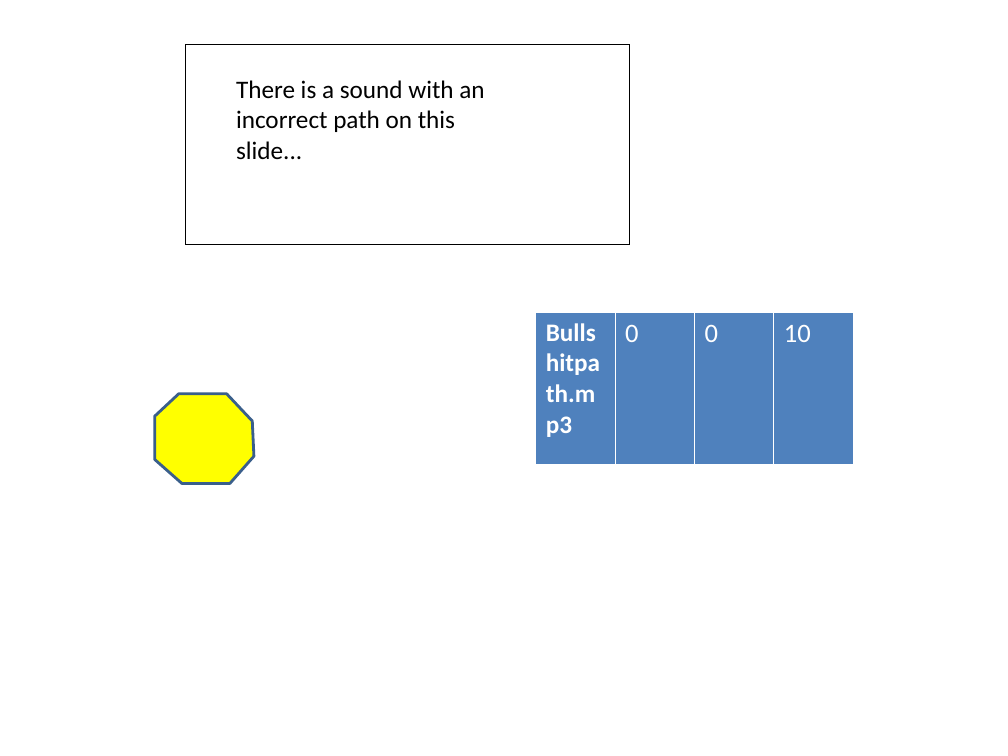
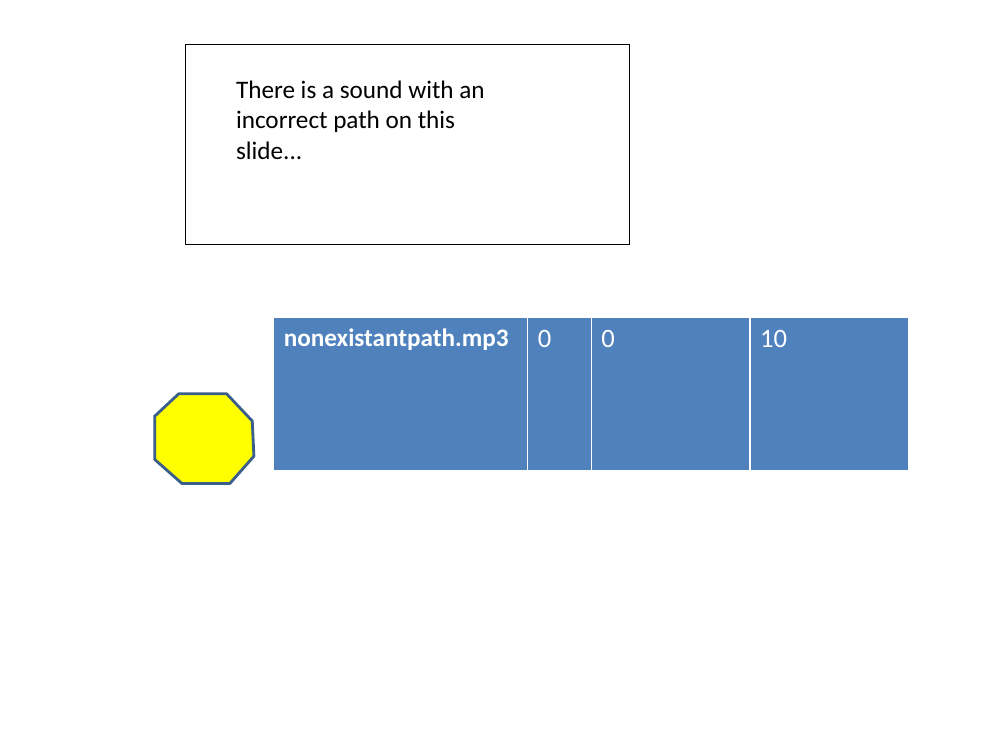
Before and after one commit to D6Digital/SWENGFrame, a slide deck: slide 12 of github resources/GUITEST.pptm. Drawn at 1008x756 pixels with LibreOffice and Linux fonts; fonts in the diff are those of the drawing. Boxes give left, top, right and bottom in pixels: in the first picture for what was removed or moved away, otherwise in the second. Text is boxed around its words. In the diff, an @@ line names an element or a change of style, - is before the commit and + after.

```diff
--- a/github resources/GUITEST.pptm
+++ b/github resources/GUITEST.pptm
@@ table at bbox=[274, 318, 908, 471] @@
-row 1, column 1: Bullshitpath.mp3
+row 1, column 1: nonexistantpath.mp3
@@ table: place and size @@
-table at bbox=[535, 312, 854, 466]
+table at bbox=[274, 318, 908, 471]
```
Also in this commit, not shown: 3 other slides changed, 1 other file.
